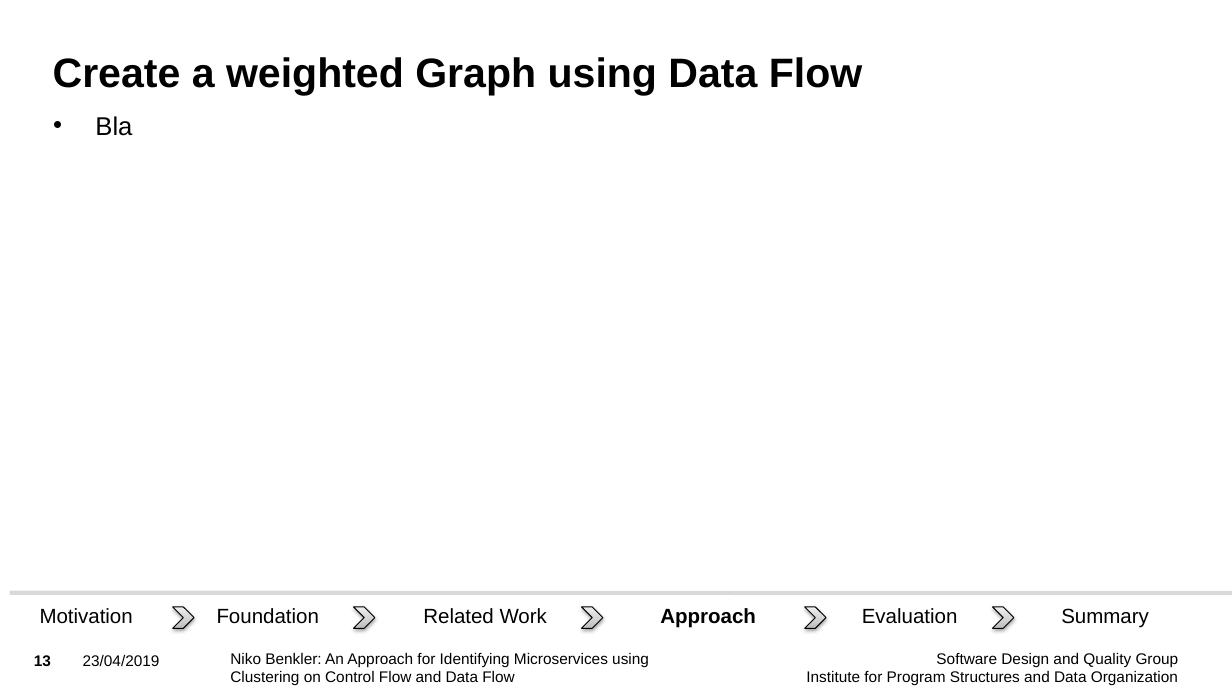
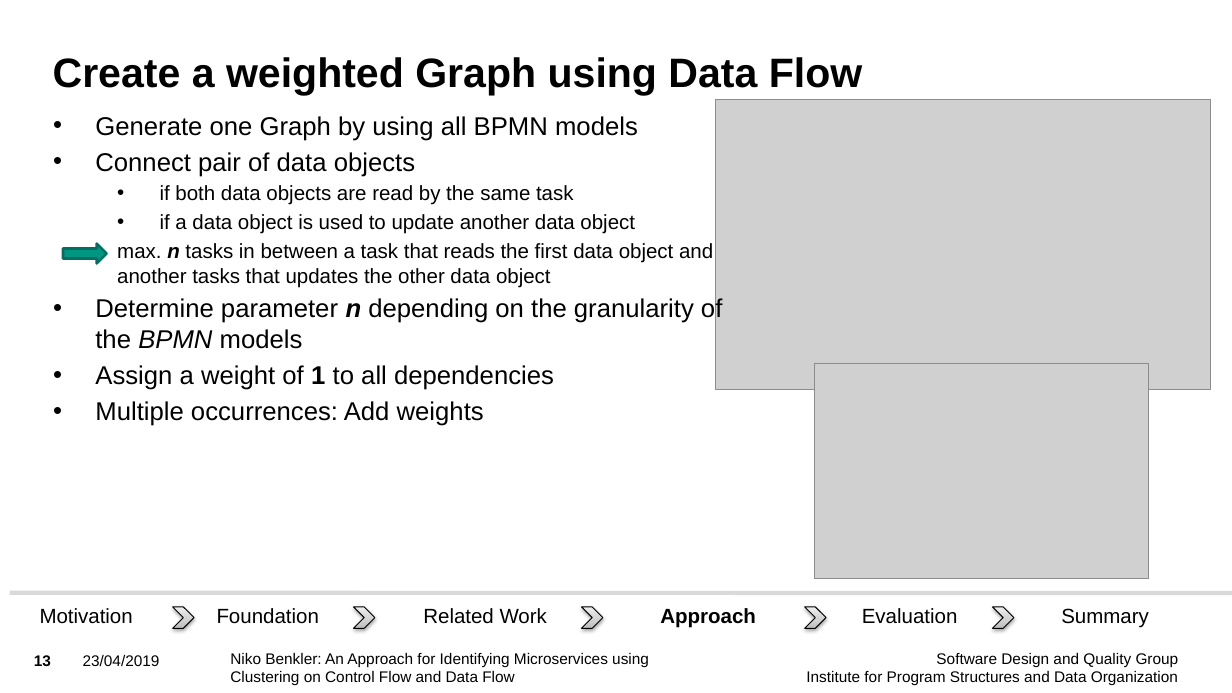
Before and after one commit to Benkler/BA, a slide deck: slide 13 of Vortrag/BA_Niko_Benkler_Presentation.pptx. Drawn at 1232x693 pixels with LibreOffice and Linux fonts; fonts in the diff are those of the drawing; grey boxes stand for pictures; background and template pictures are left out. Boxes give left, top, right and bottom in pixels: in the first picture for what was removed or moved away, otherwise in the second. Text is boxed around its words. In the diff, an @@ line names an element or a change of style, - is before the commit and + after.

```diff
--- a/Vortrag/BA_Niko_Benkler_Presentation.pptx
+++ b/Vortrag/BA_Niko_Benkler_Presentation.pptx
@@ text at [95, 116, 722, 426]: text changed @@
-• Bla
+• Generate one Graph by using all BPMN models
+• Connect pair of data objects
+  • if both data objects are read by the same task
+  • if a data object is used to update another data object
+  max. n tasks in between a task that reads the first data object and another tasks that updates the other data object
+• Determine parameter n depending on the granularity of the BPMN models
+• Assign a weight of 1 to all dependencies
+• Multiple occurrences: Add weights
@@ picture added at [716, 100, 1211, 389] @@
@@ right arrow added at [63, 244, 106, 264], fill #009682, outline #006F60 2 pt @@
@@ picture added at [814, 363, 1149, 579] @@
```
Also in this commit, not shown: 16 other slides changed, 3 slides removed, 8 other files.
